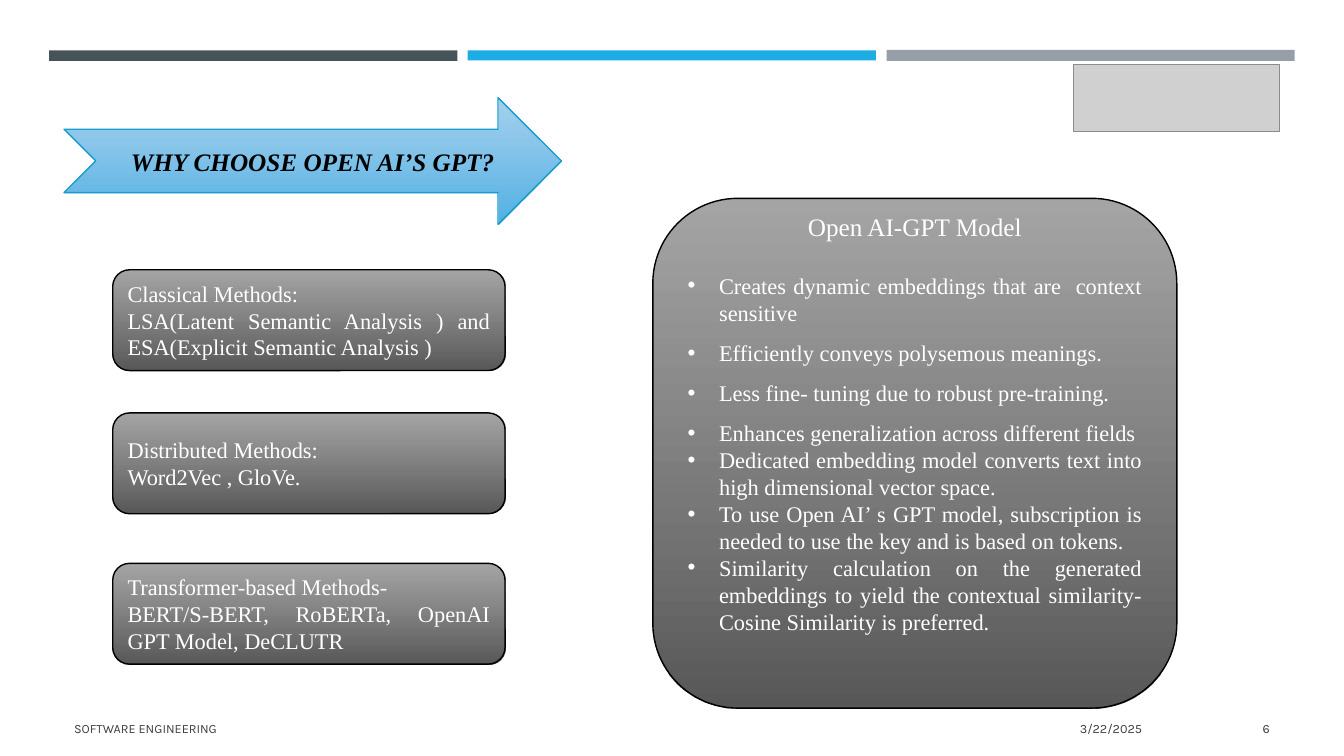
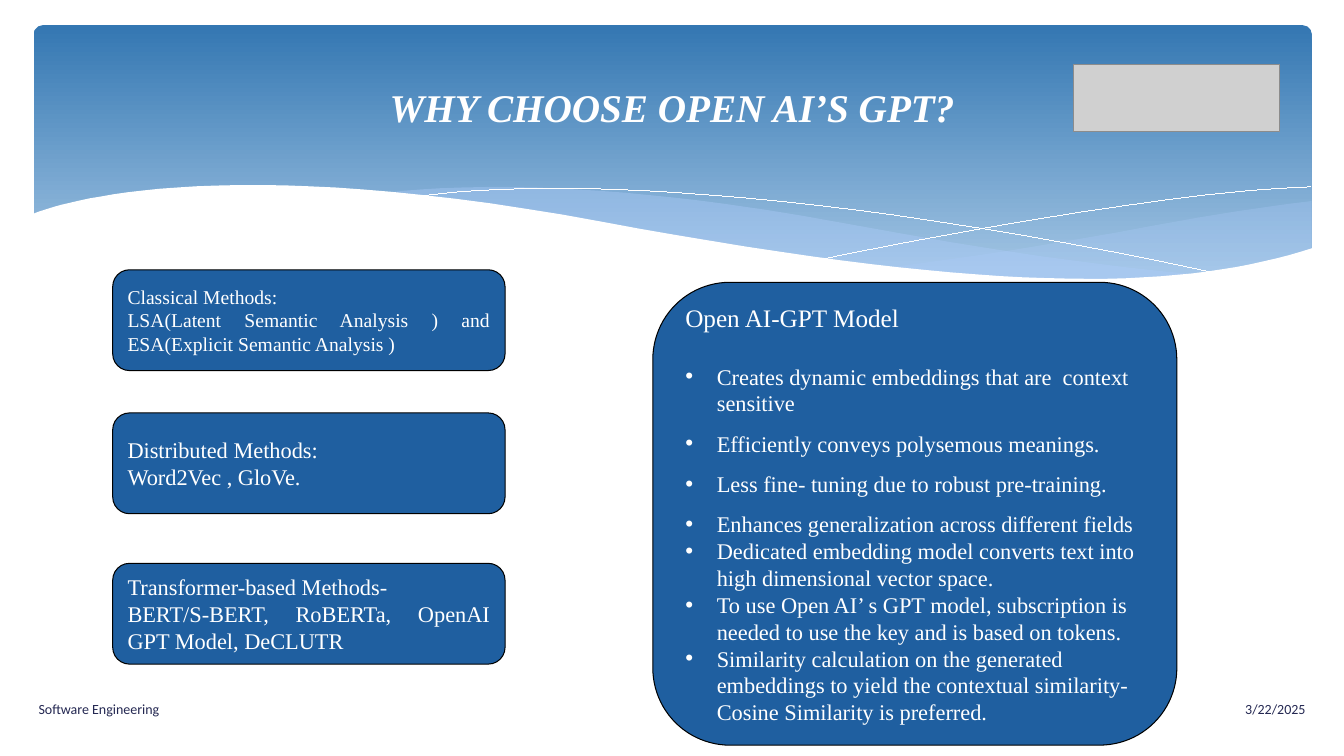
Before and after one commit to senthilmasters2024/Tech_Tweakers, a slide deck: slide 6 of SemanticAnalysisTextualData/SemanticAnalysisTextualData/Documentation/SemanticAnalysisTextualData.pptx. Drawn at 1344x756 pixels with LibreOffice and Linux fonts; fonts in the diff are those of the drawing; grey boxes stand for pictures. Boxes give left, top, right and bottom in pixels: in the first picture for what was removed or moved away, otherwise in the second. Text is boxed around its words. In the diff, an @@ line names an element or a change of style, - is before the commit and + after.

```diff
--- a/SemanticAnalysisTextualData/SemanticAnalysisTextualData/Documentation/SemanticAnalysisTextualData.pptx
+++ b/SemanticAnalysisTextualData/SemanticAnalysisTextualData/Documentation/SemanticAnalysisTextualData.pptx
@@ rounded rectangle added at bbox=[33, 25, 1312, 297], fill gradient #3477B2 to #A1C4E3 @@
@@ rectangle removed at bbox=[49, 50, 458, 60] @@
@@ title "WHY CHOOSE OPEN AI’S GPT?": place and size @@
-title "WHY CHOOSE OPEN AI’S GPT?" at bbox=[65, 98, 562, 225]
+title "WHY CHOOSE OPEN AI’S GPT?" at bbox=[390, 96, 955, 123]
@@ title "WHY CHOOSE OPEN AI’S GPT?" at bbox=[390, 96, 955, 123]: size 18 to 28 pt, text colour #000000 to #FFFFFF; fill gradient #9CCCED to #52B1E5 to none; outline #189CCE 1 pt to none @@
@@ rectangle removed at bbox=[468, 50, 876, 60] @@
@@ rectangle removed at bbox=[886, 50, 1295, 62] @@
@@ group added at bbox=[31, 186, 1314, 332]: 5 freeform shapes @@
@@ rounded rectangle "Classical Methods:" at bbox=[113, 270, 505, 371]: size 16 to 14 pt; fill gradient #9B9B9B to #595959 to #1F5FA0; outline #000000 1 pt to #000000 0.75 pt @@
@@ rounded rectangle "Open AI-GPT Model": place and size @@
-rounded rectangle "Open AI-GPT Model" at bbox=[653, 199, 1178, 709]
+rounded rectangle "Open AI-GPT Model" at bbox=[653, 282, 1178, 745]
@@ rounded rectangle "Open AI-GPT Model" at bbox=[653, 282, 1178, 745]: alignment centre to left; alignment justified to left; fill gradient #9B9B9B to #595959 to #1F5FA0; outline #000000 1 pt to #000000 0.75 pt @@
@@ rounded rectangle "Distributed Methods:" at bbox=[113, 413, 505, 514]: fill gradient #9B9B9B to #595959 to #1F5FA0; outline #000000 1 pt to #000000 0.75 pt @@
@@ rounded rectangle "Transformer-based Methods-" at bbox=[113, 564, 505, 664]: fill gradient #9B9B9B to #595959 to #1F5FA0; outline #000000 1 pt to #000000 0.75 pt @@
@@ text at bbox=[39, 704, 159, 717]: text changed; size 9 to 10 pt; font Karla to Calibri; text colour #404040 to #242852 @@
-SOFTWARE ENGINEERING
+Software Engineering
@@ page number: place and size @@
-page number at bbox=[1263, 725, 1270, 733]
+page number at bbox=[668, 713, 675, 718]
@@ page number at bbox=[668, 713, 675, 718]: size 9 to 10 pt, font Karla to Calibri, text colour #404040 to #242852; alignment right to centre @@
@@ text "3/22/2025": place and size @@
-text "3/22/2025" at bbox=[1080, 724, 1142, 734]
+text "3/22/2025" at bbox=[1245, 704, 1305, 715]
@@ text "3/22/2025" at bbox=[1245, 704, 1305, 715]: size 9 to 10 pt, font Karla to Calibri, text colour #404040 to #242852 @@
```
Also in this commit, not shown: 14 other slides changed, 2 slides added, 2 other files.
